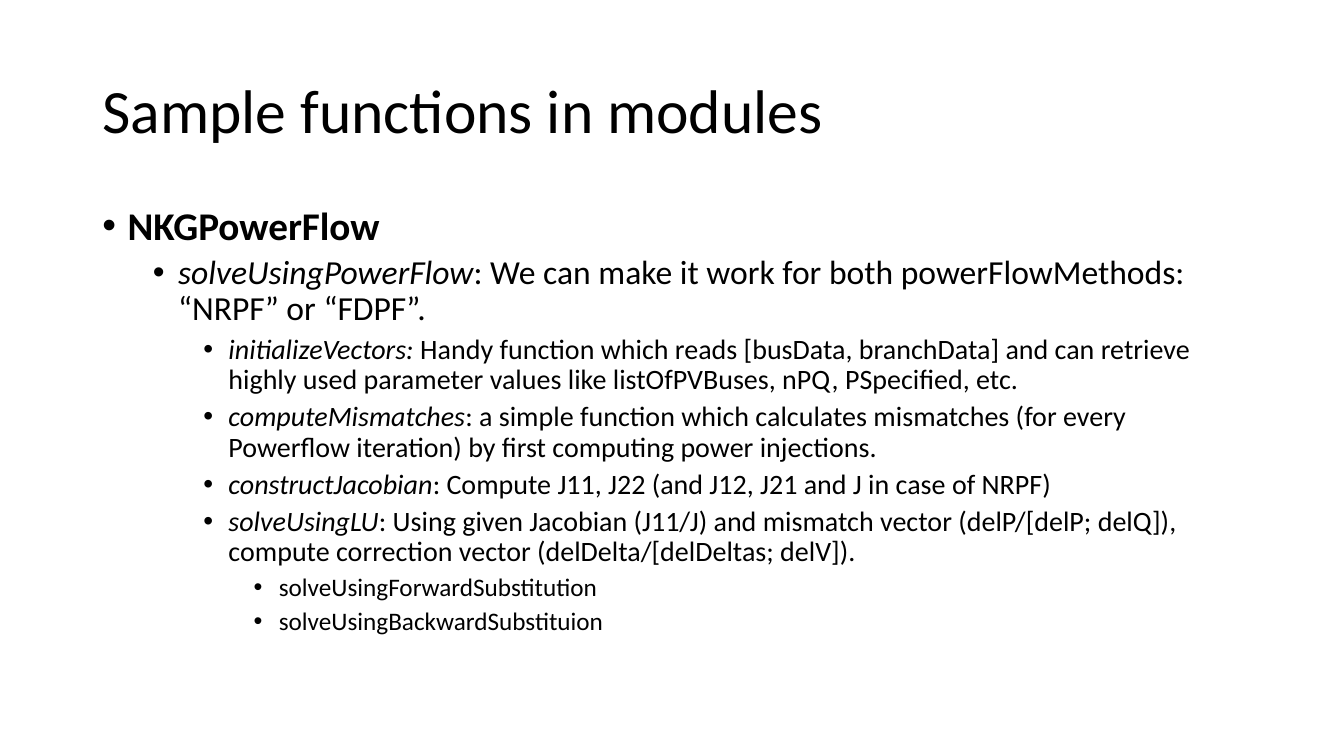
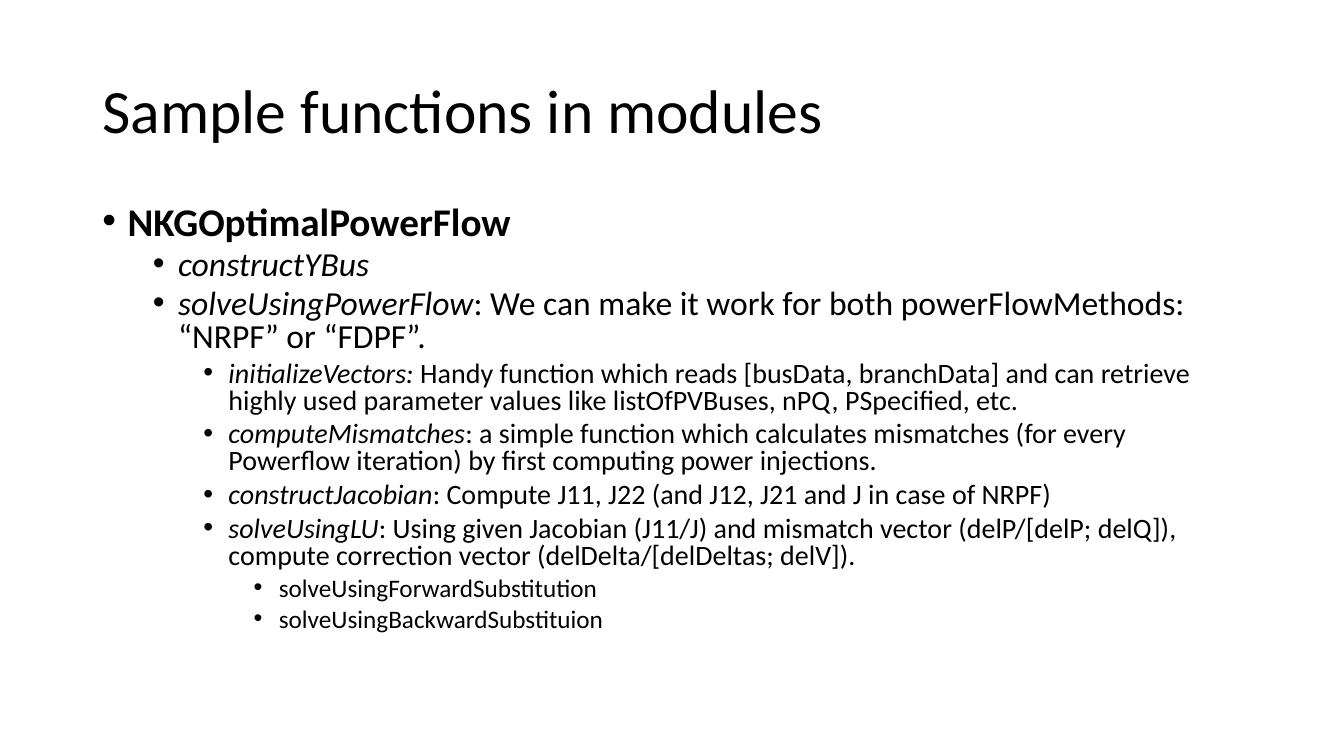
Before and after one commit to Realife-Brahmin/OriginalDocsHub, a slide deck: slide 5 of ee521/plan_for_ee521_in_julia/ee521_julia_plan.pptx (slide 3 before the commit). Drawn at 1344x756 pixels with LibreOffice and Linux fonts; fonts in the diff are those of the drawing. Boxes give left, top, right and bottom in pixels: in the first picture for what was removed or moved away, otherwise in the second. Text is boxed around its words. In the diff, an @@ line names an element or a change of style, - is before the commit and + after.

Commit message:
expected module overview

```diff
--- a/ee521/plan_for_ee521_in_julia/ee521_julia_plan.pptx
+++ b/ee521/plan_for_ee521_in_julia/ee521_julia_plan.pptx
@@ text at (x1=128, y1=208, x2=511, y2=277): text changed @@
-• NKGPowerFlow
+• NKGOptimalPowerFlow
+  • constructYBus
@@ text at (x1=178, y1=291, x2=1190, y2=633): line spacing 0.9 to 0.8 @@
```
Also in this commit, not shown: 1 other slide changed, 2 slides added.
